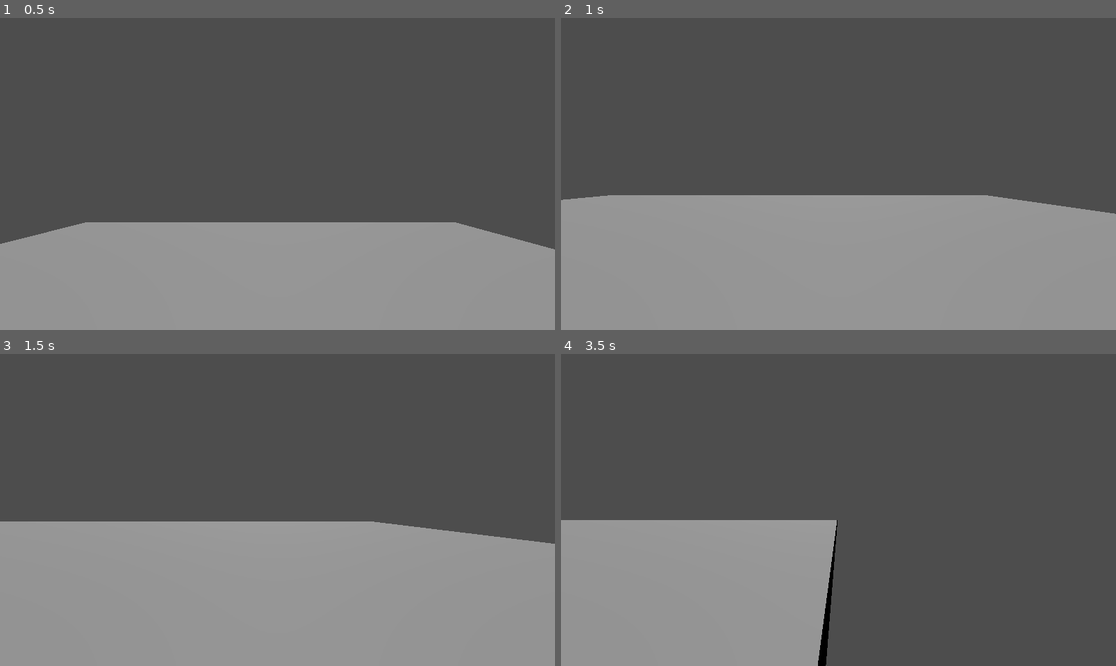
Above: before the commit, frames 1-4 (two rows, left to right).
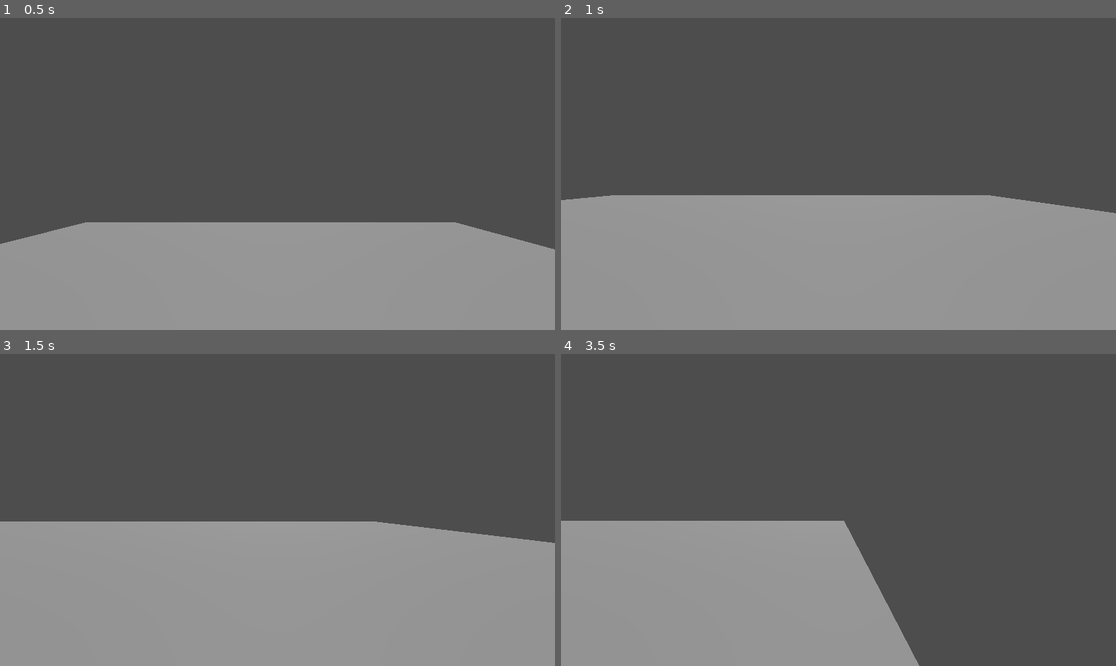
Above: after the commit, the same moments.

Repository: TimurTimergalin/team-dynamics-project-0
Game: Godot game, scene res://scenes/prototype_scene.tscn
The game is run twice, just before and just after one commit, with the same random seed, the same clock (stepped at 60 frames per second) and the same inputs.
Inputs:
- Up to frame 1 (0.5 s): no input
- Up to frame 2 (1 s): hold D (main_move_right) from 0.53 s (still down); tap Ctrl (main_crouch) at 0.6 s; tap Space (main_jump) at 0.77 s
- Up to frame 3 (1.5 s): release D (main_move_right) at 1.28 s; hold S (main_move_backwards) from 1.28 s (still down); tap Shift (main_run) at 1.35 s
- Up to frame 4 (3.5 s): tap Space (main_jump) at 1.52, 3.02 s; tap Enter at 2 s; release S (main_move_backwards) at 2.03 s; hold D (main_move_right) 2.03-2.78 s; tap Ctrl (main_crouch) at 2.1 s; hold W (main_move_forward) from 2.78 s (still down); tap Shift (main_run) at 2.85 s

Frame 1 is identical in both runs. In frame 2, less than 0.1% of the frame differs, in the area x 0-100%, y 56-63%; in frame 3, less than 0.1%; in frame 4, 4.7%, in the area x 0-65%, y 53-100%.

Commit message:
Prototypes #10: Реализован CrouchingState

Diff:
--- /dev/null
+++ b/resources/player/movement.tres
@@ -0,0 +1,6 @@
+[gd_resource type="Resource" script_class="PlayerMovementResource" load_steps=2 format=3 uid="uid://dtk2blb0doadl"]
+
+[ext_resource type="Script" uid="uid://cnhedwayxr10s" path="res://scripts/resources/player/movement.gd" id="1_tlj7n"]
+
+[resource]
+script = ExtResource("1_tlj7n")
--- a/scenes/player.tscn
+++ b/scenes/player.tscn
@@ -1,12 +1,15 @@
-[gd_scene load_steps=10 format=3 uid="uid://fr2b2dcij3pb"]
+[gd_scene load_steps=13 format=3 uid="uid://fr2b2dcij3pb"]
 
-[ext_resource type="Script" uid="uid://dcb6ufef25w8f" path="res://scripts/logic/gravity_logic.gd" id="1_rkhd4"]
-[ext_resource type="Script" uid="uid://do2nsn7vo6vpd" path="res://scripts/stores/gravity_store.gd" id="2_lrhn5"]
-[ext_resource type="Script" uid="uid://ql3s7jxbe3ln" path="res://scripts/stores/horizontal_movement_store.gd" id="2_tuyoq"]
+[ext_resource type="Script" uid="uid://dcb6ufef25w8f" path="res://scripts/logic/movement/gravity_logic.gd" id="1_rkhd4"]
+[ext_resource type="Script" uid="uid://do2nsn7vo6vpd" path="res://scripts/stores/movement/gravity_store.gd" id="2_lrhn5"]
+[ext_resource type="Script" uid="uid://ql3s7jxbe3ln" path="res://scripts/stores/movement/horizontal_movement_store.gd" id="2_tuyoq"]
 [ext_resource type="Script" uid="uid://cnwggruap2e0n" path="res://scripts/logic/state_machine/state_machine.gd" id="3_qhqgy"]
-[ext_resource type="Script" uid="uid://cp02gts22siqs" path="res://scripts/logic/player_movement_states/idle_state.gd" id="5_fjrip"]
-[ext_resource type="Script" uid="uid://ctm2er1thhhu2" path="res://scripts/logic/player_movement_states/walking_state.gd" id="6_smehm"]
-[ext_resource type="Script" uid="uid://dqpgrrp2tippy" path="res://scripts/logic/horizontal_movement_logic.gd" id="7_fjrip"]
+[ext_resource type="Script" uid="uid://txxxg8fe1t3n" path="res://scripts/stores/movement/crouching_store.gd" id="3_ur7pv"]
+[ext_resource type="Script" uid="uid://cp02gts22siqs" path="res://scripts/logic/movement/player_movement_states/idle_state.gd" id="5_fjrip"]
+[ext_resource type="Script" uid="uid://ctm2er1thhhu2" path="res://scripts/logic/movement/player_movement_states/walking_state.gd" id="6_smehm"]
+[ext_resource type="Script" uid="uid://dqpgrrp2tippy" path="res://scripts/logic/movement/horizontal_movement_logic.gd" id="7_fjrip"]
+[ext_resource type="Script" uid="uid://jni8u8uya2y4" path="res://scripts/logic/movement/player_movement_states/crouching_state.gd" id="8_y4r1p"]
+[ext_resource type="Resource" uid="uid://dtk2blb0doadl" path="res://resources/player/movement.tres" id="9_y4r1p"]
 
 [sub_resource type="CapsuleShape3D" id="CapsuleShape3D_dkjbp"]
 
@@ -30,10 +33,10 @@
 
 [node name="HorizontalMovementStore" type="Node" parent="Stores"]
 script = ExtResource("2_tuyoq")
-max_velocity = 15.0
-acceleration = 50.0
-decceleration = 80.0
 metadata/_custom_type_script = "uid://ql3s7jxbe3ln"
+
+[node name="CrouchingStore" type="Node" parent="Stores"]
+script = ExtResource("3_ur7pv")
 
 [node name="Logic" type="Node" parent="."]
 
@@ -46,19 +49,33 @@
 script = ExtResource("3_qhqgy")
 cur_state = NodePath("IdleState")
 
-[node name="IdleState" type="Node" parent="Logic/MovementStateMachine" node_paths=PackedStringArray("walking_state", "player", "horizontal_movement_store", "player_camera")]
+[node name="IdleState" type="Node" parent="Logic/MovementStateMachine" node_paths=PackedStringArray("walking_state", "crouching_state", "player", "horizontal_movement_store", "player_camera")]
 script = ExtResource("5_fjrip")
 walking_state = NodePath("../WalkingState")
+crouching_state = NodePath("../CrouchingState")
 player = NodePath("../../..")
 horizontal_movement_store = NodePath("../../../Stores/HorizontalMovementStore")
 player_camera = NodePath("../../../Camera3D")
+player_movement_resource = ExtResource("9_y4r1p")
 
-[node name="WalkingState" type="Node" parent="Logic/MovementStateMachine" node_paths=PackedStringArray("idle_state", "player", "horizontal_movement_store", "player_camera")]
+[node name="WalkingState" type="Node" parent="Logic/MovementStateMachine" node_paths=PackedStringArray("idle_state", "crouching_state", "player", "horizontal_movement_store", "player_camera")]
 script = ExtResource("6_smehm")
+idle_state = NodePath("../IdleState")
+crouching_state = NodePath("../CrouchingState")
+player = NodePath("../../..")
+horizontal_movement_store = NodePath("../../../Stores/HorizontalMovementStore")
+player_camera = NodePath("../../../Camera3D")
+player_movement_resource = ExtResource("9_y4r1p")
+
+[node name="CrouchingState" type="Node" parent="Logic/MovementStateMachine" node_paths=PackedStringArray("crouching_store", "walking_state", "idle_state", "player", "horizontal_movement_store", "player_camera")]
+script = ExtResource("8_y4r1p")
+crouching_store = NodePath("../../../Stores/CrouchingStore")
+walking_state = NodePath("../WalkingState")
 idle_state = NodePath("../IdleState")
 player = NodePath("../../..")
 horizontal_movement_store = NodePath("../../../Stores/HorizontalMovementStore")
 player_camera = NodePath("../../../Camera3D")
+player_movement_resource = ExtResource("9_y4r1p")
 
 [node name="HorizontalMovementLogic" type="Node" parent="Logic" node_paths=PackedStringArray("target", "horizontal_movement_store")]
 script = ExtResource("7_fjrip")
--- a/scripts/logic/player_movement_states/base_player_movement_state.gd
+++ b/scripts/logic/movement/player_movement_states/base_player_movement_state.gd
@@ -5,6 +5,7 @@
 @export var player: CharacterBody3D
 @export var horizontal_movement_store: HorizontalMovementStore
 @export var player_camera: Camera3D
+@export var player_movement_resource: PlayerMovementResource
 
 func get_player_movement_direction() -> Vector2:
     var input_direction = Input.get_vector(MainActions.move_left, MainActions.move_right, MainActions.move_forward, MainActions.move_backwards).normalized()
--- /dev/null
+++ b/scripts/logic/movement/player_movement_states/crouching_state.gd
@@ -0,0 +1,23 @@
+extends BasePlayerMovementState
+
+@export var crouching_store: CrouchingStore
+
+@export var walking_state: BasePlayerMovementState
+@export var idle_state: BasePlayerMovementState
+
+func enter() -> void:
+    horizontal_movement_store.decceleration = player_movement_resource.base_decceleration
+    horizontal_movement_store.acceleration = player_movement_resource.crouching_acceleration
+    horizontal_movement_store.max_velocity = player_movement_resource.crouching_max_velocity
+
+func process(_delta: float) -> State:
+    var direction = get_player_movement_direction()
+    horizontal_movement_store.direction = direction
+    if !Input.is_action_pressed(MainActions.crouch):
+        return (
+            walking_state
+            if direction
+            else idle_state
+        )
+
+    return self
--- /dev/null
+++ b/scripts/logic/movement/player_movement_states/idle_state.gd
@@ -0,0 +1,20 @@
+extends BasePlayerMovementState
+
+@export var walking_state: BasePlayerMovementState
+@export var crouching_state: BasePlayerMovementState
+
+func enter() -> void:
+	horizontal_movement_store.decceleration = player_movement_resource.base_decceleration
+	horizontal_movement_store.acceleration = 0
+	horizontal_movement_store.max_velocity = 0
+
+func process(_delta: float) -> State:
+	var direction = get_player_movement_direction()
+	horizontal_movement_store.direction = direction
+	if Input.is_action_pressed(MainActions.crouch):
+		return crouching_state
+
+	if direction:
+		return walking_state
+
+	return self
--- /dev/null
+++ b/scripts/logic/movement/player_movement_states/walking_state.gd
@@ -0,0 +1,20 @@
+extends BasePlayerMovementState
+
+@export var idle_state: BasePlayerMovementState
+@export var crouching_state: BasePlayerMovementState
+
+func enter() -> void:
+    horizontal_movement_store.decceleration = player_movement_resource.base_decceleration
+    horizontal_movement_store.acceleration = player_movement_resource.walking_acceleration
+    horizontal_movement_store.max_velocity = player_movement_resource.walking_max_velocity
+
+func process(_delta: float) -> State:
+    var direction = get_player_movement_direction()
+    horizontal_movement_store.direction = direction
+    if Input.is_action_pressed(MainActions.crouch):
+        return crouching_state
+
+    if not direction:
+        return idle_state
+
+    return self
--- a/scripts/logic/player_movement_states/idle_state.gd
+++ /dev/null
@@ -1,11 +0,0 @@
-extends BasePlayerMovementState
-
-@export var walking_state: BasePlayerMovementState
-
-func process(_delta: float) -> State:
-    var direction = get_player_movement_direction()
-    horizontal_movement_store.direction = direction
-    if direction:
-        return walking_state
-
-    return self
--- a/scripts/logic/player_movement_states/running_state.gd
+++ /dev/null
@@ -1 +0,0 @@
-extends BasePlayerMovementState
--- a/scripts/logic/player_movement_states/walking_state.gd
+++ /dev/null
@@ -1,11 +0,0 @@
-extends BasePlayerMovementState
-
-@export var idle_state: BasePlayerMovementState
-
-func process(_delta: float) -> State:
-    var direction = get_player_movement_direction()
-    horizontal_movement_store.direction = direction
-    if not direction:
-        return idle_state
-
-    return self
--- /dev/null
+++ b/scripts/resources/player/movement.gd
@@ -0,0 +1,9 @@
+extends Resource
+
+class_name PlayerMovementResource
+
+@export var walking_max_velocity: float = 15
+@export var walking_acceleration: float = 50
+@export var base_decceleration: float = 80
+@export var crouching_max_velocity: float = 5
+@export var crouching_acceleration: float = 50
--- a/scripts/stores/horizontal_movement_store.gd
+++ /dev/null
@@ -1,9 +0,0 @@
-extends Node
-
-class_name HorizontalMovementStore
-
-@export var max_velocity: float
-@export var acceleration: float
-@export var decceleration: float
-
-var direction := Vector2(0, 0)
--- /dev/null
+++ b/scripts/stores/movement/crouching_store.gd
@@ -0,0 +1,5 @@
+extends Node
+
+class_name CrouchingStore
+
+@export var is_crouching = false
--- /dev/null
+++ b/scripts/stores/movement/horizontal_movement_store.gd
@@ -0,0 +1,9 @@
+extends Node
+
+class_name HorizontalMovementStore
+
+var max_velocity: float
+var acceleration: float
+var decceleration: float
+
+var direction := Vector2(0, 0)
Renamed: scripts/logic/gravity_logic.gd -> scripts/logic/movement/gravity_logic.gd
Renamed: scripts/logic/gravity_logic.gd.uid -> scripts/logic/movement/gravity_logic.gd.uid
Renamed: scripts/logic/horizontal_movement_logic.gd -> scripts/logic/movement/horizontal_movement_logic.gd
Renamed: scripts/logic/horizontal_movement_logic.gd.uid -> scripts/logic/movement/horizontal_movement_logic.gd.uid
Renamed: scripts/logic/player_movement_states/base_player_movement_state.gd.uid -> scripts/logic/movement/player_movement_states/base_player_movement_state.gd.uid
Renamed: scripts/logic/player_movement_states/crouching_state.gd.uid -> scripts/logic/movement/player_movement_states/crouching_state.gd.uid
Renamed: scripts/logic/player_movement_states/idle_state.gd.uid -> scripts/logic/movement/player_movement_states/idle_state.gd.uid
Renamed: scripts/logic/player_movement_states/jumping_state.gd -> scripts/logic/movement/player_movement_states/jumping_state.gd
Renamed: scripts/logic/player_movement_states/jumping_state.gd.uid -> scripts/logic/movement/player_movement_states/jumping_state.gd.uid
Renamed: scripts/logic/player_movement_states/crouching_state.gd -> scripts/logic/movement/player_movement_states/running_state.gd
Renamed: scripts/logic/player_movement_states/running_state.gd.uid -> scripts/logic/movement/player_movement_states/running_state.gd.uid
Renamed: scripts/logic/player_movement_states/walking_state.gd.uid -> scripts/logic/movement/player_movement_states/walking_state.gd.uid
(and 5 more such lines)
